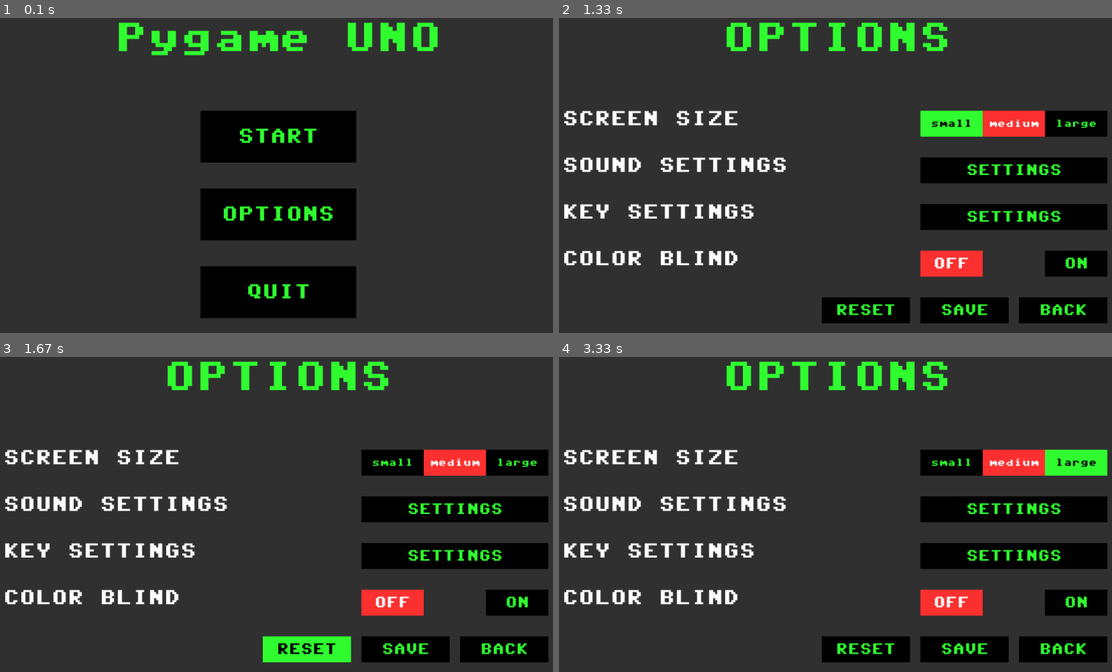
Above: before the commit, frames 1-4 (two rows, left to right).
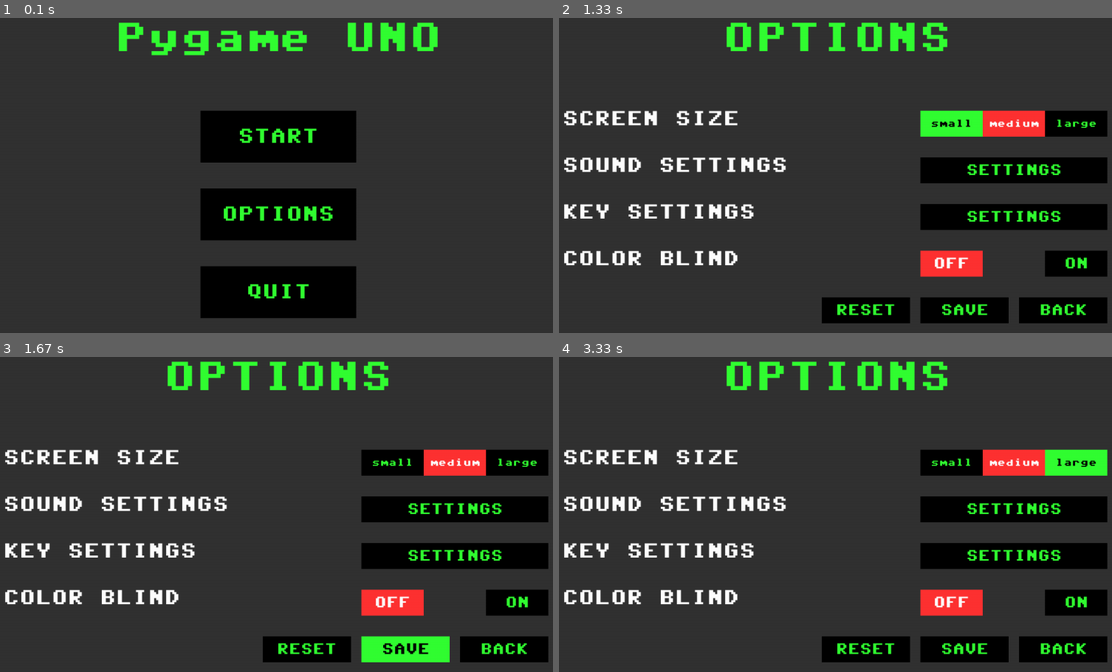
Above: after the commit, the same moments.

Repository: jrsky723/pygameuno
Game: pygame game, started from main.py
Two runs of this game, one before a commit and one after it. Both use one fixed random seed, a clock stepped at 60 frames per second and the inputs below.
Inputs:
- Up to frame 1 (0.1 s): no input
- Up to frame 2 (1.33 s): click "OPTIONS" at 0.38 s; hold Right from 0.88 s (still down)
- Up to frame 3 (1.67 s): release Right at 1.35 s; hold Up from 1.43 s (still down)
- Up to frame 4 (3.33 s): release Up at 1.73 s; hold Right 1.77-2.23 s; hold Left 2.27-2.8 s; hold Down 2.83-3.13 s; hold Left from 3.17 s (still down)

Frames 1-2 are identical in both runs. In frame 3, 2.7% of the frame differs, in the area x 47-82%, y 88-97%; in frame 4, nothing differs.

Commit message:
reset button update
키보드로 선택이 안 되는 문제 해결

Diff:
--- a/screens/menus/options_menu_screen.py
+++ b/screens/menus/options_menu_screen.py
@@ -72,13 +72,15 @@
             Button(
                 x=B_X + B_GAP * 3 - save_params["width"], text="BACK", **save_params
             ),
+            Button(x=B_X + B_GAP * -3 + save_params["width"], text="RESET", **save_params)
         ]
         self.button_sections.append(self.save_back_buttons)
 
-        ######## RESET BUTTON ########
+        """ ######## RESET BUTTON ########
         reset_params = button_params | {"y": B_Y + T_GAP * 4, "width": 170}
         self.reset_button = Button(x=B_X + B_GAP * -3 + save_params["width"], text="RESET", **reset_params)
         self.button_sections.append([self.reset_button])
+        """
 
 
 
